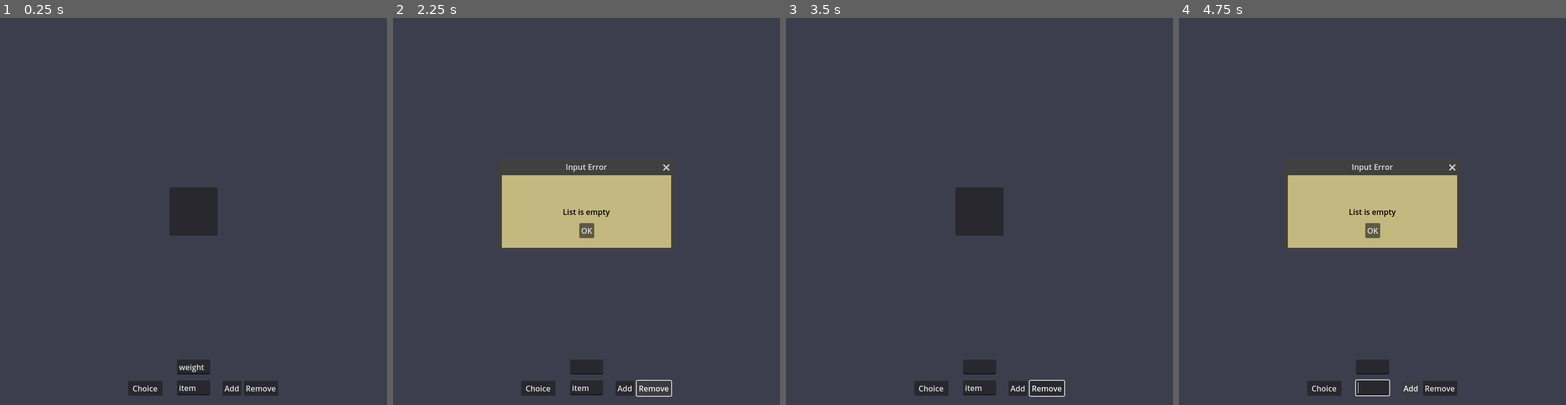
Above: before the commit, frames 1-4 (left to right).
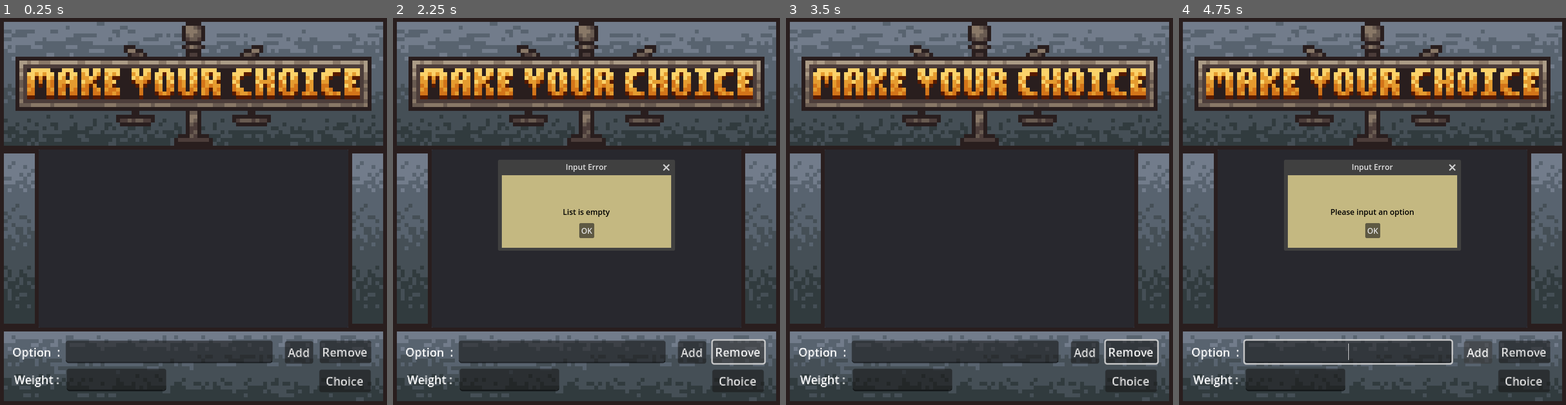
Above: after the commit, the same moments.

Repository: Nathaniel-Rabaya-CSUB/Habit-Tracker
Game: Godot game, scene res://control.tscn
The game is run twice, just before and just after one commit, with the same random seed, the same clock (stepped at 60 frames per second) and the same inputs.
Inputs:
- Up to frame 1 (0.25 s): no input
- Up to frame 2 (2.25 s): click "Add" at 0.5 s; click "OK" at 1.25 s; click "Remove" at 2 s
- Up to frame 3 (3.5 s): click "OK" at 2.75 s
- Up to frame 4 (4.75 s): click "Choice" at 3.5 s; click "Add" at 4.25 s

The runs differ from the first frame. In frame 1, 74% of the frame differs, in the area x 0-100%, y 0-100%; in frame 2, 65%; in frame 3, 74%; in frame 4, 65%.

Commit message:
Cleaned up GUI

Diff:
--- a/control.gd
+++ b/control.gd
@@ -7,7 +7,7 @@
 # @onready = used only when needed
 @onready var option_edit = $ColorRect/option
 @onready var weight_edit = $ColorRect/weight
-@onready var list_container = $ColorRect/ScrollContainer/vContainer
+@onready var list_container = $ColorRect/VBoxContainer/list
 @onready var decision_pu = $"Decision Pop Up"
 @onready var decision_pu_text = $"Decision Pop Up/ColorRect/decision"
 @onready var error_pu = $"Error Pop Up"
--- a/control.tscn
+++ b/control.tscn
@@ -1,6 +1,18 @@
-[gd_scene load_steps=2 format=3 uid="uid://drum0fn65l20b"]
+[gd_scene load_steps=8 format=3 uid="uid://drum0fn65l20b"]
 
 [ext_resource type="Script" uid="uid://crwd7ulfsh7ou" path="res://control.gd" id="1_0fbet"]
+[ext_resource type="Texture2D" uid="uid://p5idsdrfhcka" path="res://assets/logo.png" id="2_62e2m"]
+[ext_resource type="Texture2D" uid="uid://y8danyw8wctv" path="res://assets/bottom_panel.png" id="3_qtu10"]
+[ext_resource type="Texture2D" uid="uid://hoisog1dfwci" path="res://assets/side_panel.png" id="4_ee4bf"]
+
+[sub_resource type="StyleBoxTexture" id="StyleBoxTexture_qtu10"]
+texture = ExtResource("2_62e2m")
+
+[sub_resource type="StyleBoxTexture" id="StyleBoxTexture_ee4bf"]
+texture = ExtResource("3_qtu10")
+
+[sub_resource type="StyleBoxTexture" id="StyleBoxTexture_kbped"]
+texture = ExtResource("4_ee4bf")
 
 [node name="Control" type="Control"]
 layout_mode = 3
@@ -12,6 +24,7 @@
 script = ExtResource("1_0fbet")
 
 [node name="ColorRect" type="ColorRect" parent="."]
+custom_minimum_size = Vector2(800, 800)
 layout_mode = 1
 anchors_preset = 15
 anchor_right = 1.0
@@ -20,97 +33,168 @@
 grow_vertical = 2
 color = Color(0.24, 0.245, 0.3, 1)
 
-[node name="ScrollContainer" type="ScrollContainer" parent="ColorRect"]
-layout_mode = 1
-anchors_preset = 8
-anchor_left = 0.5
-anchor_top = 0.5
-anchor_right = 0.5
-anchor_bottom = 0.5
-offset_left = -50.0
-offset_top = -50.0
-offset_right = 50.0
-offset_bottom = 50.0
-grow_horizontal = 2
-grow_vertical = 2
-
-[node name="vContainer" type="ItemList" parent="ColorRect/ScrollContainer"]
-layout_mode = 2
-size_flags_horizontal = 3
+[node name="title" type="Panel" parent="ColorRect"]
+layout_mode = 1
+anchors_preset = 5
+anchor_left = 0.5
+anchor_right = 0.5
+offset_left = -400.0
+offset_right = 400.0
+offset_bottom = 272.0
+grow_horizontal = 2
+theme_override_styles/panel = SubResource("StyleBoxTexture_qtu10")
+
+[node name="bottom" type="Panel" parent="ColorRect"]
+layout_mode = 1
+anchors_preset = 7
+anchor_left = 0.5
+anchor_top = 1.0
+anchor_right = 0.5
+anchor_bottom = 1.0
+offset_left = -400.0
+offset_top = -160.0
+offset_right = 400.0
+grow_horizontal = 2
+grow_vertical = 0
+theme_override_styles/panel = SubResource("StyleBoxTexture_ee4bf")
+
+[node name="side" type="Panel" parent="ColorRect"]
+layout_mode = 1
+anchors_preset = -1
+anchor_top = 0.57
+anchor_bottom = 0.57
+offset_top = -184.0
+offset_right = 80.0
+offset_bottom = 184.0
+theme_override_styles/panel = SubResource("StyleBoxTexture_kbped")
+
+[node name="side2" type="Panel" parent="ColorRect"]
+layout_mode = 1
+anchors_preset = -1
+anchor_left = 1.0
+anchor_top = 0.57
+anchor_right = 1.0
+anchor_bottom = 0.57
+offset_left = -80.0
+offset_top = -184.0
+offset_bottom = 184.0
+theme_override_styles/panel = SubResource("StyleBoxTexture_kbped")
+
+[node name="VBoxContainer" type="VBoxContainer" parent="ColorRect"]
+layout_mode = 2
+anchor_left = 0.1
+anchor_top = 0.34
+anchor_right = 0.9
+anchor_bottom = 0.8
+
+[node name="list" type="ItemList" parent="ColorRect/VBoxContainer"]
+layout_mode = 2
 size_flags_vertical = 3
 
 [node name="option" type="LineEdit" parent="ColorRect"]
 layout_mode = 2
-anchor_left = 0.5
-anchor_top = 1.0
-anchor_right = 0.5
-anchor_bottom = 1.0
-offset_left = -34.2813
-offset_top = -31.0
-offset_right = 34.2813
-offset_bottom = -20.0
-grow_horizontal = 2
-grow_vertical = 0
-text = "item"
+anchor_top = 0.842
+anchor_right = 0.702
+anchor_bottom = 1.0
+offset_left = 136.0
+offset_top = -6.60004
+offset_right = -140.6
+offset_bottom = -102.0
+grow_horizontal = 2
+grow_vertical = 0
+scale = Vector2(1.5, 1.5)
+alignment = 1
 
 [node name="weight" type="LineEdit" parent="ColorRect"]
 layout_mode = 2
-anchor_left = 0.5
-anchor_top = 1.0
-anchor_right = 0.5
-anchor_bottom = 1.0
-offset_left = -34.2813
-offset_top = -94.0
-offset_right = 34.2813
-offset_bottom = -63.0
-grow_horizontal = 2
-grow_vertical = 0
-text = "weight"
+anchor_top = 0.915
+anchor_right = 0.427
+anchor_bottom = 1.0
+offset_left = 138.0
+offset_top = -7.0
+offset_right = -66.6
+offset_bottom = -44.0
+grow_horizontal = 2
+grow_vertical = 0
+scale = Vector2(1.5, 1.5)
+alignment = 1
 
 [node name="add_option" type="Button" parent="ColorRect"]
 layout_mode = 1
 anchors_preset = -1
-anchor_left = 0.599375
-anchor_top = 0.97625
-anchor_right = 0.599375
-anchor_bottom = 0.97625
-offset_left = -19.5
-offset_top = -31.0
-offset_right = 19.5
-grow_horizontal = 2
-grow_vertical = 0
+anchor_left = 0.734
+anchor_top = 0.844
+anchor_right = 1.0
+anchor_bottom = 1.0
+offset_left = 1.79999
+offset_top = -7.20001
+offset_right = -172.0
+offset_bottom = -101.0
+grow_horizontal = 2
+grow_vertical = 0
+scale = Vector2(1.5, 1.5)
 text = "Add"
 metadata/_edit_use_anchors_ = true
 
 [node name="remove_option" type="Button" parent="ColorRect"]
 layout_mode = 1
 anchors_preset = -1
-anchor_left = 0.654375
-anchor_top = 0.97625
-anchor_right = 0.694375
-anchor_bottom = 0.97625
-offset_left = -19.5
-offset_top = -31.0
-offset_right = 19.5
-grow_horizontal = 2
-grow_vertical = 0
+anchor_left = 0.824
+anchor_top = 0.842
+anchor_right = 1.0
+anchor_bottom = 1.0
+offset_left = 1.79993
+offset_top = -6.60004
+offset_right = -68.0
+offset_bottom = -102.0
+grow_horizontal = 2
+grow_vertical = 0
+scale = Vector2(1.5, 1.5)
 text = "Remove"
 metadata/_edit_use_anchors_ = true
 
 [node name="decide_option" type="Button" parent="ColorRect"]
 layout_mode = 1
 anchors_preset = -1
-anchor_left = 0.355625
-anchor_top = 0.97625
-anchor_right = 0.395625
-anchor_bottom = 0.97625
-offset_left = -19.5
-offset_top = -31.0
-offset_right = 19.5
-grow_horizontal = 2
-grow_vertical = 0
+anchor_left = 0.822
+anchor_top = 0.917
+anchor_right = 1.0
+anchor_bottom = 1.0
+offset_left = 2.39996
+offset_top = -6.60004
+offset_right = -69.0
+offset_bottom = -42.0
+grow_horizontal = 2
+grow_vertical = 0
+scale = Vector2(1.5, 1.5)
 text = "Choice"
 metadata/_edit_use_anchors_ = true
+
+[node name="l_option" type="Label" parent="ColorRect"]
+layout_mode = 1
+anchors_preset = -1
+anchor_top = 0.841
+anchor_right = 0.156
+anchor_bottom = 1.0
+offset_left = 26.0
+offset_top = 0.200012
+offset_right = -32.8
+offset_bottom = -104.0
+scale = Vector2(1.5, 1.5)
+text = "Option  :"
+
+[node name="l_weight" type="Label" parent="ColorRect"]
+layout_mode = 1
+anchors_preset = -1
+anchor_top = 0.912
+anchor_right = 0.162
+anchor_bottom = 1.0
+offset_left = 29.0
+offset_top = 0.399963
+offset_right = -33.6
+offset_bottom = -47.0
+scale = Vector2(1.5, 1.5)
+text = "Weight : "
 
 [node name="Decision Pop Up" type="Window" parent="."]
 title = "The decision is..."
--- a/project.godot
+++ b/project.godot
@@ -20,3 +20,7 @@
 window/size/viewport_width=800
 window/size/viewport_height=800
 window/subwindows/embed_subwindows=false
+
+[rendering]
+
+textures/canvas_textures/default_texture_filter=3
Binary file added: assets/add.png
Not shown, added: assets/add.png.import
Binary file added: assets/bottom_panel.png
Not shown, added: assets/bottom_panel.png.import
Binary file added: assets/logo.png
Not shown, added: assets/logo.png.import
Binary file added: assets/option.png
Not shown, added: assets/option.png.import
Binary file added: assets/remove.png
Not shown, added: assets/remove.png.import
Binary file added: assets/side_panel.png
Not shown, added: assets/side_panel.png.import
(and 2 more such lines)
